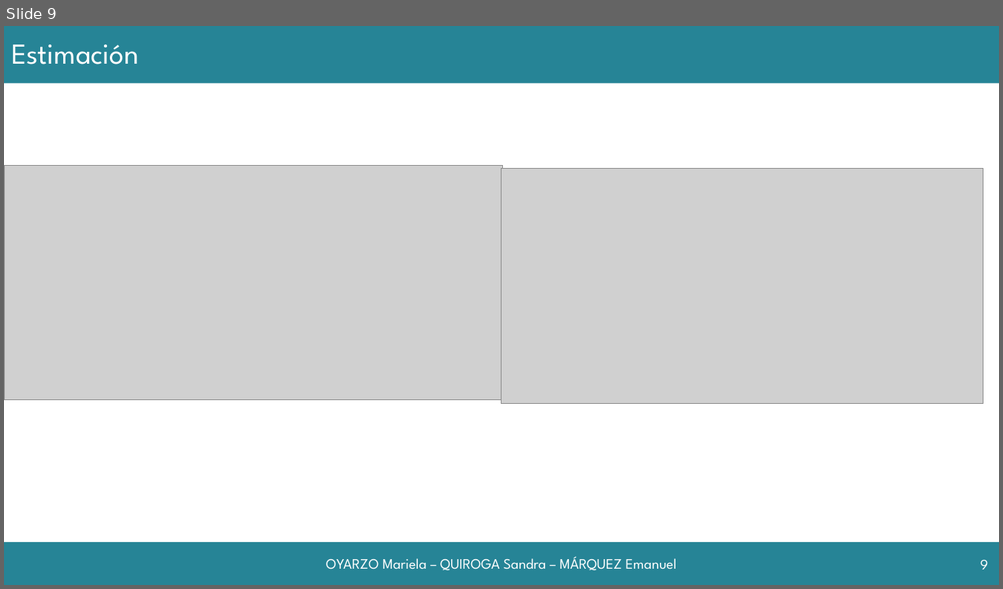
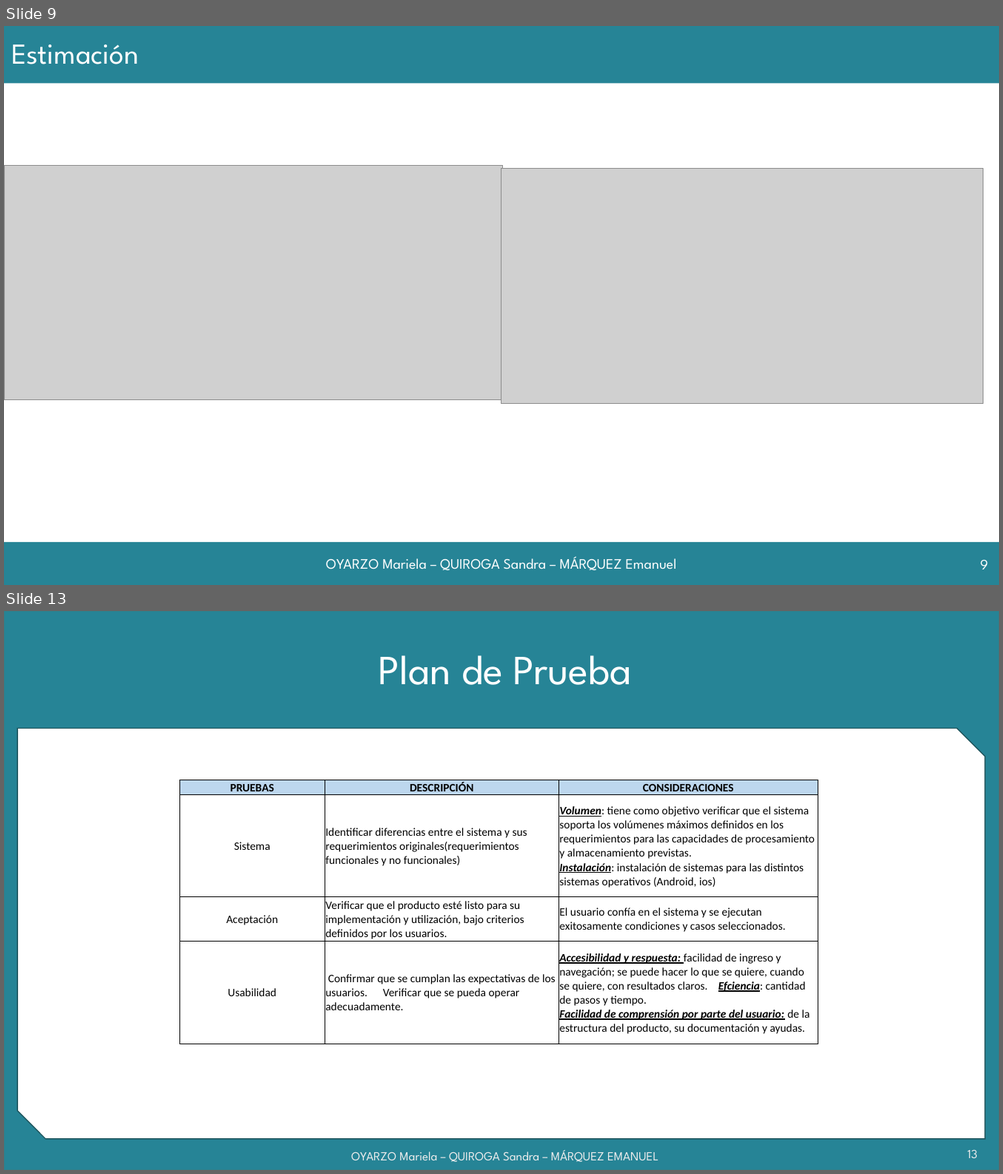
Before and after one commit to grupoyenu/yenu, a slide deck: 08. Presentaciones/Presentación 11.pptx. Shown one above the other, each under a label of ours: slide 9 before the commit, slides 9 and 13 after it; the slides between them are not shown. The pictures are 1003x589 and 1003x1174 pixels, drawn with LibreOffice and Linux fonts; fonts in the diff are those of the drawing; grey boxes stand for pictures; background and template pictures are left out. Boxes give left, top, right and bottom in pixels: in the first picture for what was removed or moved away, otherwise in the second. Text is boxed around its words. In the diff, an @@ line names an element or a change of style, - is before the commit and + after.

```diff
--- a/08. Presentaciones/Presentación 11.pptx
+++ b/08. Presentaciones/Presentación 11.pptx
@@ slide 13 added at [4, 611, 999, 1170], background #F2F2F2 @@
@@ rectangle added at [4, 611, 999, 1170], fill #268496, outline #30818C 1 pt @@
@@ title added at [378, 655, 631, 685], 40 pt, text #FFFFFF @@
+Plan de Prueba
@@ snip diag rect added at [17, 728, 985, 1139], fill #FFFFFF, outline #20575E 1 pt @@
@@ table added at [179, 780, 817, 1045], 4 rows, 3 columns @@
+PRUEBAS | DESCRIPCIÓN | CONSIDERACIONES
+Sistema | Identificar diferencias entre el sistema y sus requerimientos originales(requerimientos funcionales y no funcionales) | Volumen: tiene como objetivo verificar que el sistema soporta los volúmenes máximos definidos en los requerimientos para las capacidades de procesamiento y almacenamiento previstas. Instalación: instalación de sistemas para las distintos sistemas operativos (Android, ios)
+Aceptación | Verificar que el producto esté listo para su implementación y utilización, bajo criterios definidos por los usuarios. | El usuario confía en el sistema y se ejecutan exitosamente condiciones y casos seleccionados.
+Usabilidad | Confirmar que se cumplan las expectativas de los usuarios. Verificar que se pueda operar adecuadamente. | Accesibilidad y respuesta: facilidad de ingreso y navegación; se puede hacer lo que se quiere, cuando se quiere, con resultados claros. Efciencia: cantidad de pasos y tiempo. Facilidad de comprensión por parte del usuario: de la estructura del producto, su documentación y ayudas.
@@ text added at [351, 1150, 658, 1162], 12 pt, text gradient #9E9E9E to #EDEDED to #FFFFFF @@
+OYARZO Mariela – QUIROGA Sandra – MÁRQUEZ EMANUEL
@@ page number added at [967, 1150, 977, 1159], 12 pt, text gradient #9E9E9E to #EDEDED to #FFFFFF @@
+13
```
Also in this commit, not shown: 6 slides changed, 4 other slides added.
